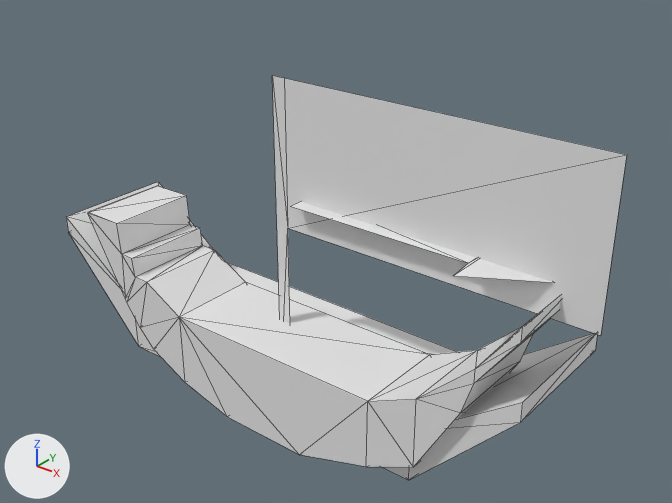
The OBJ model src/assets.obj: old version first, new version second.
Before and after are seen from a camera (50 mm lens) standing at (1.67, -1.86, 1.66) and looking at (0.1, 0.1, 0.44). Every picture has the same lights, and +X, +Y and +Z are marked at lower left. Mesh edges are drawn as thin lines. Where no turn or scale is listed for an object, it has been applied to the vertices.

Objects in the first picture: 'arrow', 'flag', 'jp-boarding-ship', 'mn-ship'.
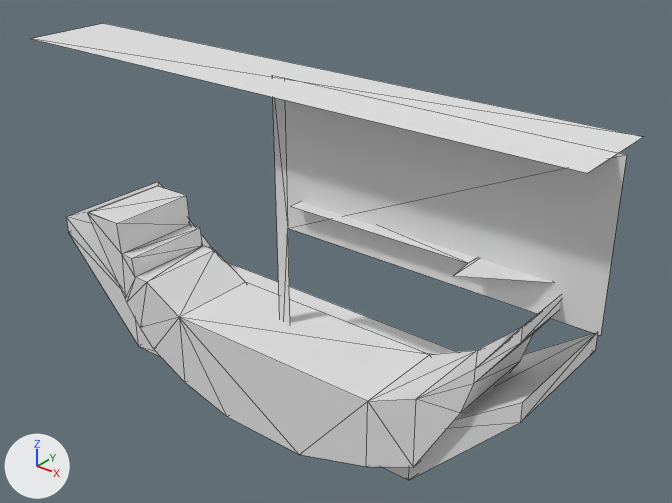
Pixel boxes (x1, y1, x2, y2) of what changed, in the pictures (672 x 503 px):
'bar', added
    after: (32, 23, 643, 173)

Diff of the bpy script that builds the scene:
```diff
--- a/src/assets.obj.py
+++ b/src/assets.obj.py
@@ me_bar @@
+me_bar.from_pydata([(-0.95, 0.15, 0.97), (0.95, 0.15, 0.97), (-0.95, -0.15, 0.97), (0.95, -0.15, 0.97)], [], [(1, 2, 0), (1, 3, 2)])
+me_bar.materials.append(mat_ship)  # white #e7e7e7
@@ ob_bar @@
+ob_bar = bpy.data.objects.new('bar', me_bar)
+ob_bar.location = (0.0, 0.0, 0.0)
```
